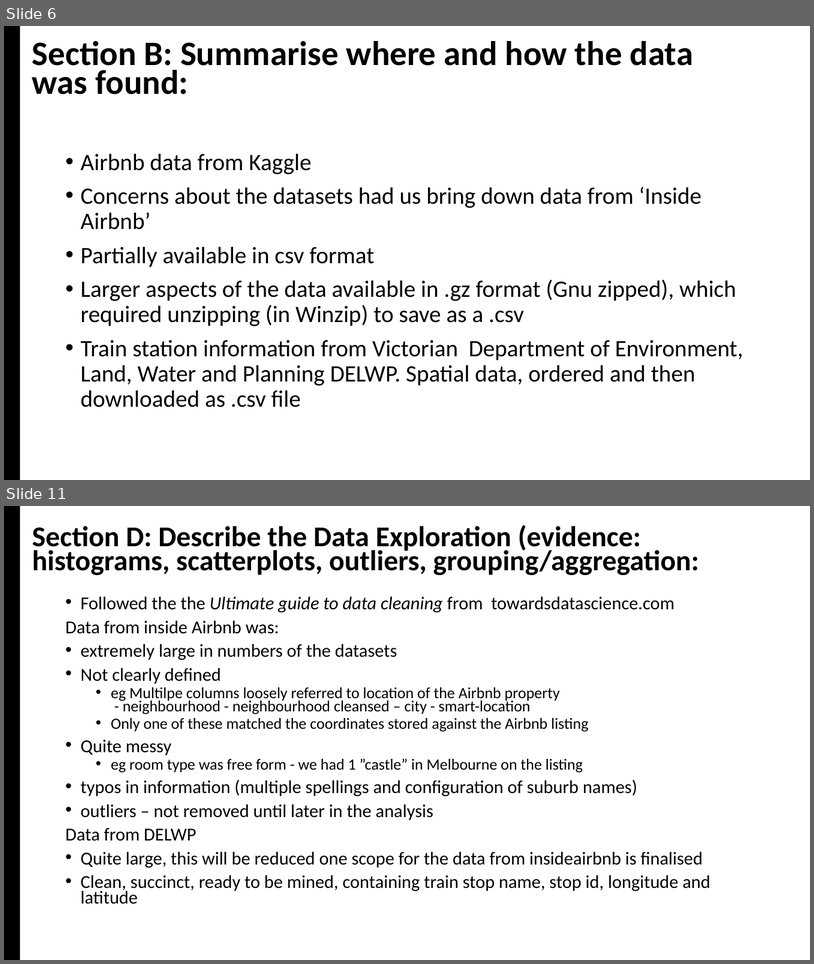
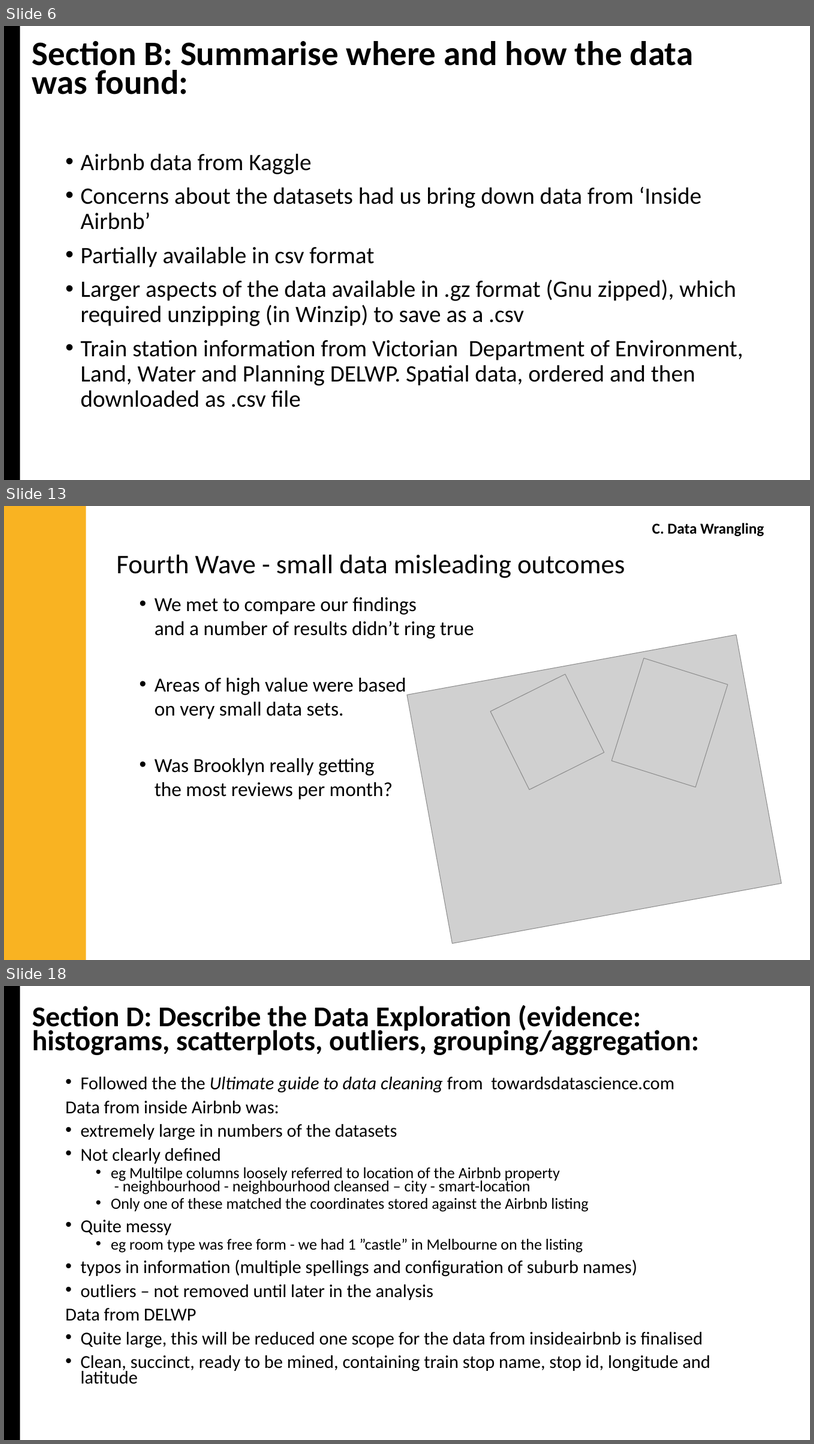
Before and after one commit to jMacProd/Project1, a slide deck: Presentation Slides/airbnbPresentation.pptx. Shown one above the other, each under a label of ours: slides 6 and 11 before the commit, slides 6, 13 and 18 after it; the slides between them are not shown. The pictures are 814x964 and 814x1444 pixels, drawn with LibreOffice and Linux fonts; fonts in the diff are those of the drawing; grey boxes stand for pictures. Boxes give left, top, right and bottom in pixels: in the first picture for what was removed or moved away, otherwise in the second. Text is boxed around its words. In the diff, an @@ line names an element or a change of style, - is before the commit and + after.

```diff
--- a/Presentation Slides/airbnbPresentation.pptx
+++ b/Presentation Slides/airbnbPresentation.pptx
@@ slide 13 added at bbox=[4, 506, 810, 960], background #FFFFFF @@
@@ rectangle added at bbox=[4, 506, 86, 960], fill #F9B322 @@
@@ text added at bbox=[653, 523, 764, 537], 18 pt, text #000000, bold @@
+C. Data Wrangling
@@ text added at bbox=[116, 555, 625, 578], 32 pt, text #000000 @@
+Fourth Wave - small data misleading outcomes
@@ text added at bbox=[155, 597, 474, 799], 23.8 pt, text #000000 @@
+• We met to compare our findings
+  and a number of results didn’t ring true
+• Areas of high value were based
+  on very small data sets.
+• Was Brooklyn really getting
+  the most reviews per month?
@@ picture added at bbox=[408, 635, 782, 943] @@
@@ picture added at bbox=[612, 658, 728, 787] @@
@@ picture added at bbox=[491, 674, 604, 789] @@
@@ what was slide 11 is now slide 18 @@
```
Also in this commit, not shown: 4 slides changed, 7 other slides added, 1 slide removed, 2 other files.
